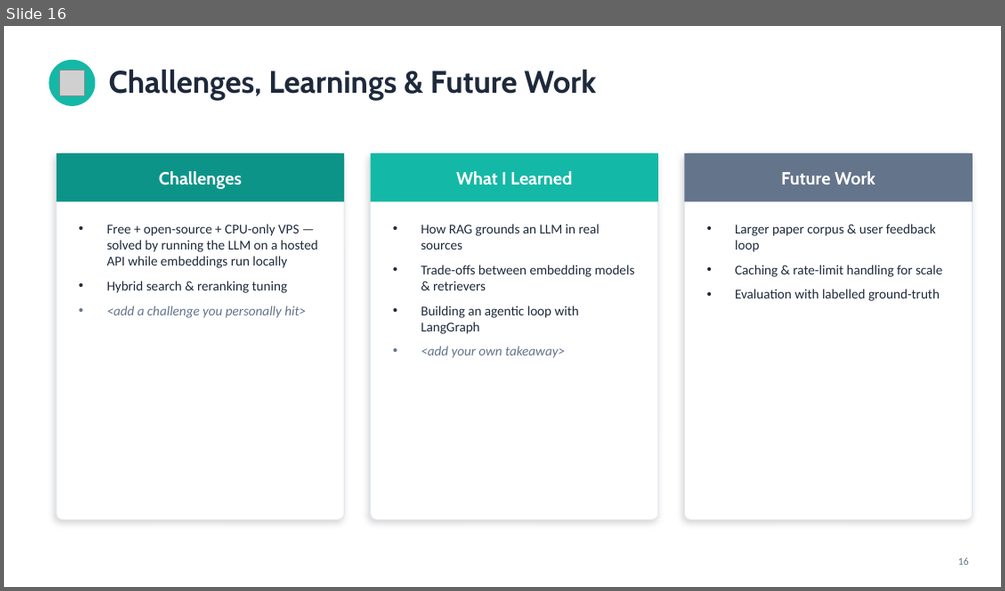
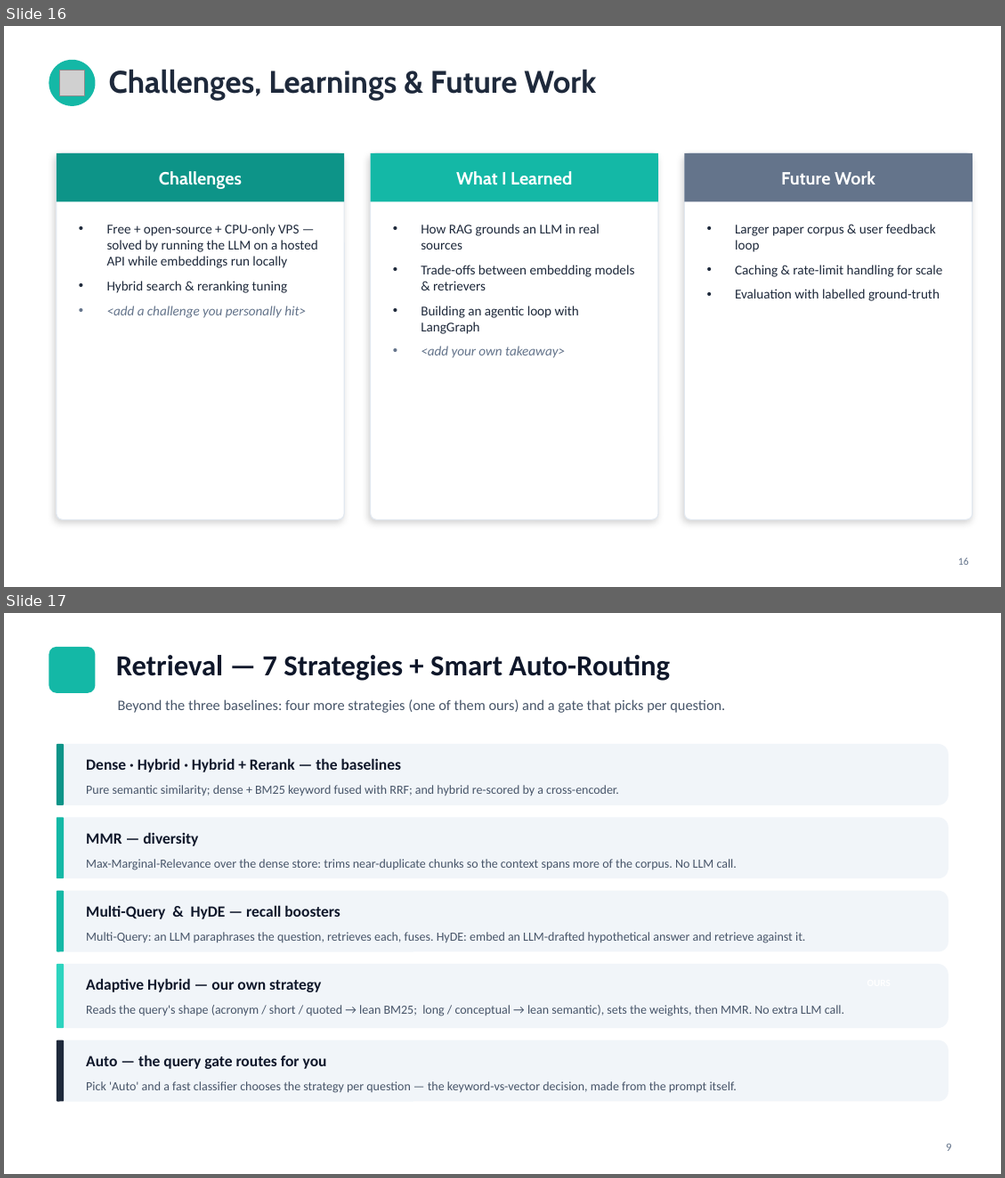
Before and after one commit to JineeshTS/AnalyticsVidhyaCapstone, a slide deck: Capstone_Research_Paper_Answer_Bot.pptx. Shown one above the other, each under a label of ours: slide 16 before the commit, slides 16 and 17 after it. The pictures are 1005x591 and 1005x1178 pixels, drawn with LibreOffice and Linux fonts; fonts in the diff are those of the drawing; grey boxes stand for pictures. Boxes give left, top, right and bottom in pixels: in the first picture for what was removed or moved away, otherwise in the second. Text is boxed around its words. In the diff, an @@ line names an element or a change of style, - is before the commit and + after.

```diff
--- a/Capstone_Research_Paper_Answer_Bot.pptx
+++ b/Capstone_Research_Paper_Answer_Bot.pptx
@@ slide 17 added at (x1=4, y1=613, x2=1001, y2=1174), background #FFFFFF @@
@@ rounded rectangle added at (x1=48, y1=647, x2=96, y2=693), fill #14B8A6 @@
@@ text added at (x1=116, y1=655, x2=670, y2=681), 28 pt, text #0F172A, bold @@
+Retrieval — 7 Strategies + Smart Auto-Routing
@@ text added at (x1=118, y1=699, x2=725, y2=713), 14 pt, text #475569 @@
+Beyond the three baselines: four more strategies (one of them ours) and a gate that picks per question.
@@ rounded rectangle added at (x1=57, y1=744, x2=948, y2=805), fill #F1F5F9 @@
@@ rounded rectangle added at (x1=57, y1=744, x2=64, y2=805), fill #0D9488 @@
@@ text added at (x1=86, y1=758, x2=402, y2=772), 15 pt, text #0F172A, bold @@
+Dense · Hybrid · Hybrid + Rerank — the baselines
@@ text added at (x1=86, y1=785, x2=619, y2=796), 12 pt, text #475569 @@
+Pure semantic similarity; dense + BM25 keyword fused with RRF; and hybrid re-scored by a cross-encoder.
@@ rounded rectangle added at (x1=57, y1=817, x2=948, y2=878), fill #F1F5F9 @@
@@ rounded rectangle added at (x1=57, y1=817, x2=64, y2=878), fill #14B8A6 @@
@@ text added at (x1=86, y1=832, x2=198, y2=846), 15 pt, text #0F172A, bold @@
+MMR — diversity
@@ text added at (x1=86, y1=859, x2=736, y2=870), 12 pt, text #475569 @@
+Max-Marginal-Relevance over the dense store: trims near-duplicate chunks so the context spans more of the corpus. No LLM call.
@@ rounded rectangle added at (x1=57, y1=891, x2=948, y2=952), fill #F1F5F9 @@
@@ rounded rectangle added at (x1=57, y1=891, x2=64, y2=952), fill #14B8A6 @@
@@ text added at (x1=86, y1=905, x2=340, y2=919), 15 pt, text #0F172A, bold @@
+Multi-Query & HyDE — recall boosters
@@ text added at (x1=86, y1=932, x2=805, y2=943), 12 pt, text #475569 @@
+Multi-Query: an LLM paraphrases the question, retrieves each, fuses. HyDE: embed an LLM-drafted hypothetical answer and retrieve against it.
@@ rounded rectangle added at (x1=57, y1=964, x2=948, y2=1028), fill #F1F5F9 @@
@@ rounded rectangle added at (x1=57, y1=964, x2=64, y2=1028), fill #2DD4BF @@
@@ text added at (x1=86, y1=978, x2=321, y2=992), 15 pt, text #0F172A, bold @@
+Adaptive Hybrid — our own strategy
@@ text added at (x1=86, y1=1005, x2=844, y2=1016), 12 pt, text #475569 @@
+Reads the query's shape (acronym / short / quoted → lean BM25; long / conceptual → lean semantic), sets the weights, then MMR. No extra LLM call.
@@ rounded rectangle added at (x1=57, y1=1040, x2=948, y2=1102), fill #F1F5F9 @@
@@ rounded rectangle added at (x1=57, y1=1040, x2=64, y2=1102), fill #1E293B @@
@@ text added at (x1=86, y1=1054, x2=327, y2=1069), 15 pt, text #0F172A, bold @@
+Auto — the query gate routes for you
@@ text added at (x1=86, y1=1081, x2=736, y2=1093), 12 pt, text #475569 @@
+Pick 'Auto' and a fast classifier chooses the strategy per question — the keyword-vs-vector decision, made from the prompt itself.
@@ text added at (x1=946, y1=1143, x2=951, y2=1151), 11 pt, text #64748B @@
+9
```
Also in this commit, not shown: 6 slides changed, 3 other slides added.
